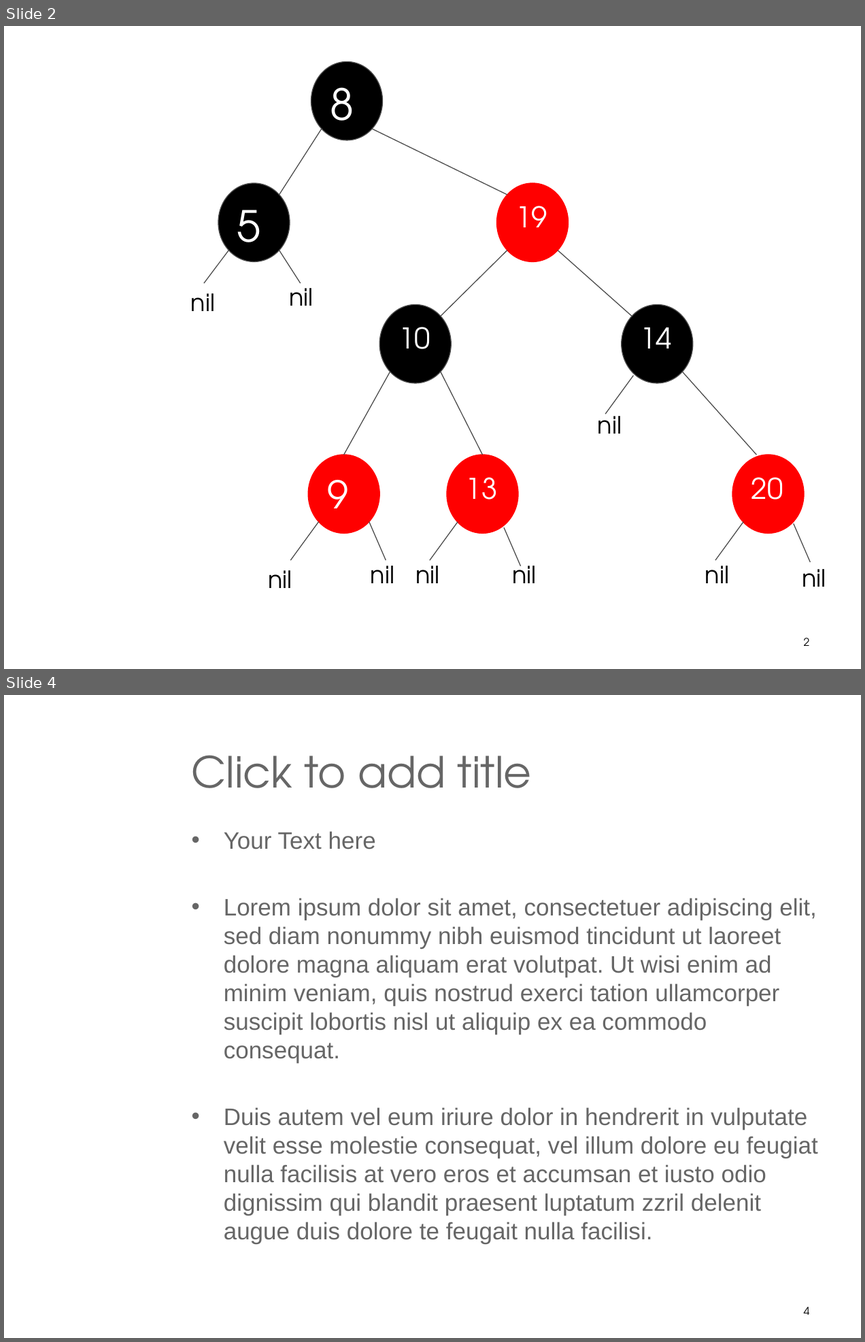
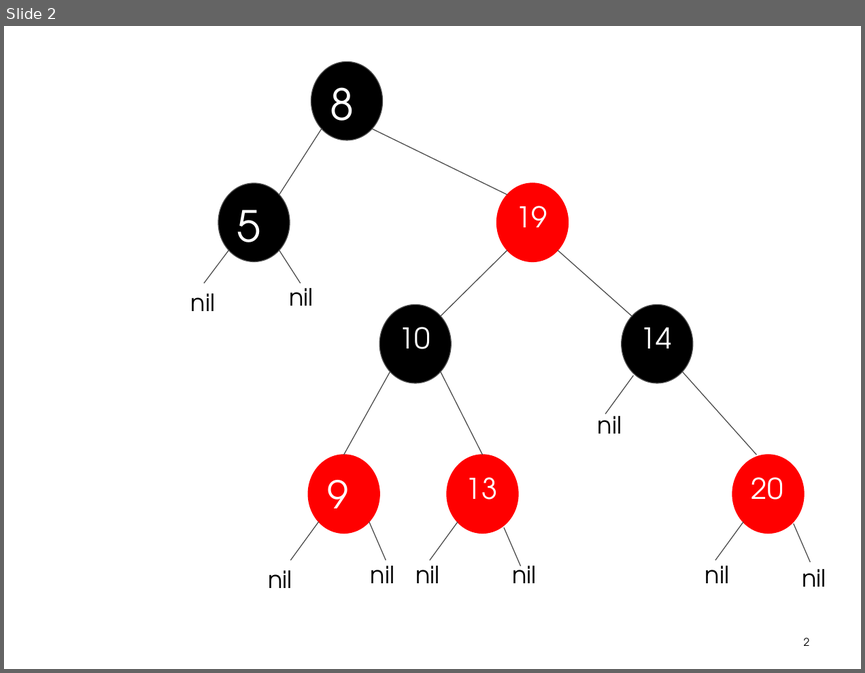
Before and after one commit to praash47/dsa, a slide deck: RedBlack.pptx. Shown one above the other, each under a label of ours: slides 2 and 4 before the commit, slide 2 after it; the slides between them are not shown. The pictures are 865x1342 and 865x673 pixels, drawn with LibreOffice and Linux fonts; fonts in the diff are those of the drawing; background and template pictures are left out. Boxes give left, top, right and bottom in pixels: in the first picture for what was removed or moved away, otherwise in the second. Text is boxed around its words. In the diff, an @@ line names an element or a change of style, - is before the commit and + after.

```diff
--- a/RedBlack.pptx
+++ b/RedBlack.pptx
@@ slide 4 removed at box(4, 695, 861, 1338), background picture (left out) @@
@@ title removed at box(192, 755, 532, 788) @@
-Click to add title
@@ text removed at box(224, 831, 818, 1244) @@
-• Your Text here
-• Lorem ipsum dolor sit amet, consectetuer adipiscing elit, sed diam nonummy nibh euismod tincidunt ut laoreet dolore magna aliquam erat volutpat. Ut wisi enim ad minim veniam, quis nostrud exerci tation ullamcorper suscipit lobortis nisl ut aliquip ex ea commodo consequat.
-• Duis autem vel eum iriure dolor in hendrerit in vulputate velit esse molestie consequat, vel illum dolore eu feugiat nulla facilisis at vero eros et accumsan et iusto odio dignissim qui blandit praesent luptatum zzril delenit augue duis dolore te feugait nulla facilisi.
@@ page number removed at box(804, 1306, 810, 1314) @@
-4
```
Also in this commit, not shown: 1 slide changed, 4 slides added, 1 other file.
